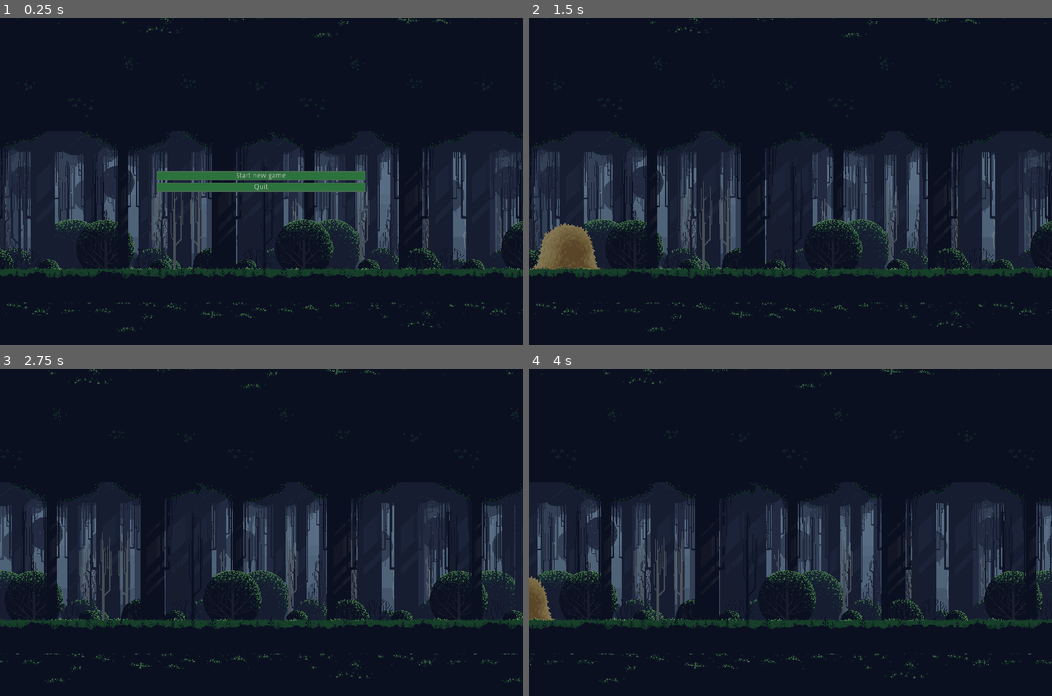
Above: before the commit, frames 1-4 (two rows, left to right).
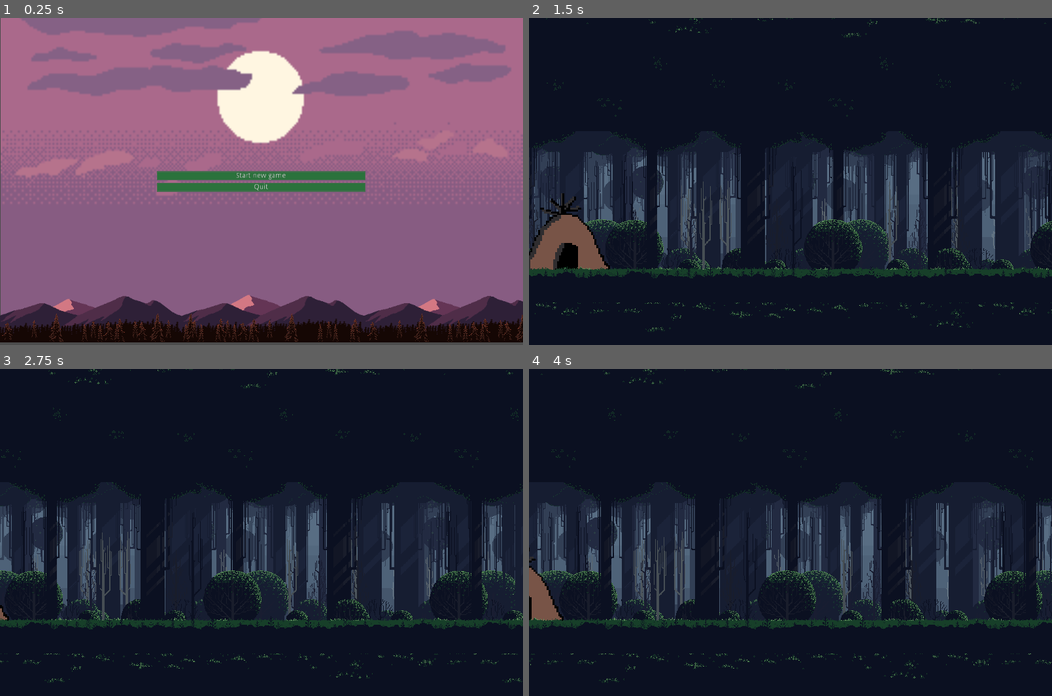
Above: after the commit, the same moments.

Repository: Hands-of-Steel-devs/Hands-of-Steel
Game: Godot game, scene res://Scenes/Main menu.tscn
Two runs of this game, one before a commit and one after it. Both use one fixed random seed, a clock stepped at 60 frames per second and the inputs below.
Inputs (mouse positions are in pixels of both pictures, inside the frame that each line leads up to):
- Up to frame 1 (0.25 s): no input
- Up to frame 2 (1.5 s): click "Start new game" at 0.5 s; click (565, 250) at 1.27 s
- Up to frame 3 (2.75 s): tap Enter at 2 s; hold Right (ui_right) from 2.03 s (still down)
- Up to frame 4 (4 s): release Right (ui_right) at 2.78 s; hold Left (ui_left) 2.78-3.53 s; hold Right (ui_right) from 3.53 s (still down)

The runs differ from the first frame. In frame 1, 97% of the frame differs, in the area x 0-100%, y 0-100%; in frame 2, 1.4%; in frame 3, less than 0.1%; in frame 4, 0.4%.

Commit message:
Update 3
hut done and more shit

Diff:
--- a/Scenes/Hut.gd
+++ b/Scenes/Hut.gd
@@ -2,6 +2,12 @@
 
 onready var sprite = $Sprite
 onready var button = $Button
+onready var sprite_finish = $Sprite_finished
 
 func _ready():
+	sprite_finish.visible = false
+
+func _on_Button_pressed():
+	sprite.visible = false
 	button.visible = false
+	sprite_finish.visible = true
--- a/Scenes/Hut.tscn
+++ b/Scenes/Hut.tscn
@@ -1,8 +1,11 @@
-[gd_scene load_steps=2 format=2]
+[gd_scene load_steps=4 format=2]
 
 [ext_resource path="res://spr_Props.png" type="Texture" id=1]
+[ext_resource path="res://Scenes/Hut.gd" type="Script" id=2]
+[ext_resource path="res://pixil-frame-0.png" type="Texture" id=3]
 
 [node name="Hut" type="Node2D"]
+script = ExtResource( 2 )
 
 [node name="Sprite" type="Sprite" parent="."]
 position = Vector2( 474.688, 353.934 )
@@ -13,11 +16,18 @@
 frame = 9
 
 [node name="Button" type="Button" parent="."]
-visible = false
-margin_left = 454.584
+margin_left = 456.472
 margin_top = 326.416
-margin_right = 525.584
+margin_right = 527.472
 margin_bottom = 384.416
 __meta__ = {
 "_edit_use_anchors_": false
 }
+
+[node name="Sprite_finished" type="Sprite" parent="."]
+visible = false
+position = Vector2( 488.049, 319.768 )
+scale = Vector2( 3.6891, 3.61153 )
+texture = ExtResource( 3 )
+
+[connection signal="pressed" from="Button" to="." method="_on_Button_pressed"]
--- a/Scenes/Main menu.gd
+++ b/Scenes/Main menu.gd
@@ -7,7 +7,7 @@
 	get_tree().change_scene("res://Scenes/World.tscn")
 
 func _on_Continue_pressed():
-	pass # Replace with function body.
+	pass
 
 func _on_Quit_pressed():
 	get_tree().quit()
--- a/Scenes/Main menu.tscn
+++ b/Scenes/Main menu.tscn
@@ -1,21 +1,12 @@
-[gd_scene load_steps=15 format=2]
+[gd_scene load_steps=8 format=2]
 
 [ext_resource path="res://Resources/new_theme.tres" type="Theme" id=1]
 [ext_resource path="res://Scenes/Main menu.gd" type="Script" id=2]
-[ext_resource path="res://Resources/Idk what these are for/6.tres" type="TileSet" id=3]
-[ext_resource path="res://Resources/Idk what these are for/8.tres" type="TileSet" id=4]
-[ext_resource path="res://Resources/Idk what these are for/9.tres" type="TileSet" id=5]
-[ext_resource path="res://Resources/Idk what these are for/1.tres" type="TileSet" id=6]
-[ext_resource path="res://Resources/Idk what these are for/11.tres" type="TileSet" id=7]
-[ext_resource path="res://Resources/Idk what these are for/3.tres" type="TileSet" id=8]
-[ext_resource path="res://Resources/Idk what these are for/5.tres" type="TileSet" id=9]
-[ext_resource path="res://Resources/Idk what these are for/7.tres" type="TileSet" id=10]
-[ext_resource path="res://Resources/Idk what these are for/4.tres" type="TileSet" id=11]
-[ext_resource path="res://Resources/Idk what these are for/2.tres" type="TileSet" id=12]
-[ext_resource path="res://Resources/Idk what these are for/10.tres" type="TileSet" id=13]
-
-[sub_resource type="RectangleShape2D" id=1]
-extents = Vector2( 3214.49, 28.3807 )
+[ext_resource path="res://Graphics/parallax_mountain_pack/layers/parallax-mountain-montain-far.png" type="Texture" id=3]
+[ext_resource path="res://Graphics/parallax_mountain_pack/layers/parallax-mountain-trees.png" type="Texture" id=4]
+[ext_resource path="res://Graphics/parallax_mountain_pack/layers/parallax-mountain-mountains.png" type="Texture" id=5]
+[ext_resource path="res://Graphics/parallax_mountain_pack/layers/parallax-mountain-foreground-trees.png" type="Texture" id=6]
+[ext_resource path="res://Graphics/parallax_mountain_pack/layers/parallax-mountain-bg.png" type="Texture" id=7]
 
 [node name="Node" type="Node"]
 
@@ -51,72 +42,62 @@
 margin_bottom = 340.0
 text = "Quit"
 
-[node name="World" type="Node2D" parent="."]
+[node name="parallax-mountain-bg" type="Sprite" parent="."]
+position = Vector2( 512.302, 315.946 )
+scale = Vector2( 3.75783, 3.98395 )
+texture = ExtResource( 7 )
 
-[node name="TileMap10" type="TileMap" parent="World"]
-tile_set = ExtResource( 13 )
-format = 1
+[node name="parallax-mountain-montain-far" type="Sprite" parent="."]
+position = Vector2( 149.514, 552.948 )
+texture = ExtResource( 3 )
 
-[node name="TileMap11" type="TileMap" parent="World"]
-tile_set = ExtResource( 7 )
-format = 1
-tile_data = PoolIntArray( -39, 0, 0, -25, 0, 0, -11, 0, 0, -65533, 0, 0, -65519, 0, 0, -65505, 0, 0, -65491, 0, 0 )
+[node name="parallax-mountain-montain-far2" type="Sprite" parent="."]
+position = Vector2( 502.36, 545.17 )
+texture = ExtResource( 3 )
 
-[node name="not not not not not that visible" type="TileMap" parent="World"]
-tile_set = ExtResource( 5 )
-format = 1
-tile_data = PoolIntArray( -131112, 0, 0, -131101, 0, 0, -131090, 0, 0, -131077, 0, 0, -196600, 0, 0, -196595, 0, 0, -196591, 0, 0, -196576, 0, 0, -196563, 0, 0 )
+[node name="parallax-mountain-mountains" type="Sprite" parent="."]
+position = Vector2( 355.133, 554.355 )
+scale = Vector2( 1.31456, 1 )
+texture = ExtResource( 5 )
 
-[node name="TileMap3" type="TileMap" parent="World"]
-tile_set = ExtResource( 8 )
-format = 1
-tile_data = PoolIntArray( -65576, 0, 0, -65562, 0, 0, -65548, 0, 0, -131070, 0, 0, -131056, 0, 0, -131042, 0, 0, -131028, 0, 0, -131024, 0, 0, 524248, 0, 0, 524262, 0, 0, 524272, 0, 0, 524284, 0, 0, 458762, 0, 0, 458776, 0, 0, 458790, 0, 0, 458800, 0, 0 )
+[node name="parallax-mountain-trees" type="Sprite" parent="."]
+position = Vector2( 354.575, 554.362 )
+scale = Vector2( 1.31716, 1 )
+texture = ExtResource( 4 )
 
-[node name="not not not not that visible" type="TileMap" parent="World"]
-tile_set = ExtResource( 4 )
-format = 1
-tile_data = PoolIntArray( -65574, 0, 0, -65563, 0, 0, -65549, 0, 0, -65543, 0, 0, -131064, 0, 0, -131052, 0, 0, -131043, 0, 0, -131030, 0, 0 )
+[node name="parallax-mountain-foreground-trees" type="Sprite" parent="."]
+position = Vector2( 253.459, 553.655 )
+texture = ExtResource( 6 )
 
-[node name="not not not that visible" type="TileMap" parent="World"]
-tile_set = ExtResource( 10 )
-format = 1
-tile_data = PoolIntArray( -65576, 0, 0, -65562, 0, 0, -65547, 0, 0, -131071, 0, 0, -131059, 0, 0, -131046, 0, 0, -131035, 0, 0, -131026, 0, 0 )
+[node name="parallax-mountain-foreground-trees2" type="Sprite" parent="."]
+position = Vector2( 451.449, 553.655 )
+texture = ExtResource( 6 )
 
-[node name="not not that visible" type="TileMap" parent="World"]
-tile_set = ExtResource( 3 )
-format = 1
-tile_data = PoolIntArray( -65573, 0, 0, -65567, 0, 0, -65560, 0, 0, -65545, 0, 0, -131066, 0, 0, -131049, 0, 0, -131028, 0, 0 )
+[node name="parallax-mountain-montain-far3" type="Sprite" parent="."]
+position = Vector2( 864.793, 552.958 )
+texture = ExtResource( 3 )
 
-[node name="not that visible" type="TileMap" parent="World"]
-tile_set = ExtResource( 9 )
-format = 1
-tile_data = PoolIntArray( -65575, 0, 0, -65561, 0, 0, -65552, 0, 0, -65537, 0, 0, -131058, 0, 0, -131056, 0, 0, -131040, 0, 0, -131032, 0, 0 )
+[node name="parallax-mountain-montain-far4" type="Sprite" parent="."]
+position = Vector2( 1217.64, 545.18 )
+texture = ExtResource( 3 )
 
-[node name="visible" type="TileMap" parent="World"]
-tile_set = ExtResource( 11 )
-format = 1
-tile_data = PoolIntArray( -65577, 0, 0, -65565, 0, 0, -65556, 0, 0, -65543, 0, 0, -131066, 0, 0, -131052, 0, 0, -131039, 0, 0, -131026, 0, 0 )
+[node name="parallax-mountain-mountains2" type="Sprite" parent="."]
+position = Vector2( 1069.15, 554.155 )
+scale = Vector2( 1.31456, 1 )
+texture = ExtResource( 5 )
 
-[node name="Camera2D" type="Camera2D" parent="World"]
-position = Vector2( 457.72, 428.021 )
-current = true
+[node name="parallax-mountain-trees2" type="Sprite" parent="."]
+position = Vector2( 1069.85, 554.372 )
+scale = Vector2( 1.31716, 1 )
+texture = ExtResource( 4 )
 
-[node name="TileMap2" type="TileMap" parent="World"]
-tile_set = ExtResource( 12 )
-format = 1
-tile_data = PoolIntArray( -65576, 0, 0, -65563, 0, 0, -65550, 0, 0, -131072, 0, 0, -131058, 0, 0, -131044, 0, 0, -131032, 0, 0, -131026, 0, 0 )
+[node name="parallax-mountain-foreground-trees3" type="Sprite" parent="."]
+position = Vector2( 968.738, 553.665 )
+texture = ExtResource( 6 )
 
-[node name="TileMap" type="TileMap" parent="World"]
-tile_set = ExtResource( 6 )
-format = 1
-tile_data = PoolIntArray( -65576, 0, 0, -65563, 0, 0, -65557, 0, 0, -65544, 0, 0, -131066, 0, 0, -131052, 0, 0, -131039, 0, 0, -131026, 0, 0 )
-
-[node name="StaticBody2D" type="StaticBody2D" parent="World"]
-position = Vector2( 356.481, 621.091 )
-
-[node name="CollisionShape2D" type="CollisionShape2D" parent="World/StaticBody2D"]
-position = Vector2( 301.605, 14.7654 )
-shape = SubResource( 1 )
+[node name="parallax-mountain-foreground-trees4" type="Sprite" parent="."]
+position = Vector2( 1166.73, 553.665 )
+texture = ExtResource( 6 )
 
 [connection signal="pressed" from="CanvasLayer/Main menu/Start" to="CanvasLayer/Main menu" method="_on_Start_pressed"]
 [connection signal="pressed" from="CanvasLayer/Main menu/Continue" to="CanvasLayer/Main menu" method="_on_Continue_pressed"]
Binary file added: Graphics/parallax_mountain_pack/layers/parallax-mountain-bg.png
Not shown, added: Graphics/parallax_mountain_pack/layers/parallax-mountain-bg.png.import
Binary file added: Graphics/parallax_mountain_pack/layers/parallax-mountain-foreground-trees.png
Not shown, added: Graphics/parallax_mountain_pack/layers/parallax-mountain-foreground-trees.png.import
Binary file added: Graphics/parallax_mountain_pack/layers/parallax-mountain-montain-far.png
Not shown, added: Graphics/parallax_mountain_pack/layers/parallax-mountain-montain-far.png.import
Binary file added: Graphics/parallax_mountain_pack/layers/parallax-mountain-mountains.png
Not shown, added: Graphics/parallax_mountain_pack/layers/parallax-mountain-mountains.png.import
Binary file added: Graphics/parallax_mountain_pack/layers/parallax-mountain-trees.png
Not shown, added: Graphics/parallax_mountain_pack/layers/parallax-mountain-trees.png.import
Not shown, added: Graphics/parallax_mountain_pack/license.txt
Binary file added: pixil-frame-0.png
(and 3 more such lines)
